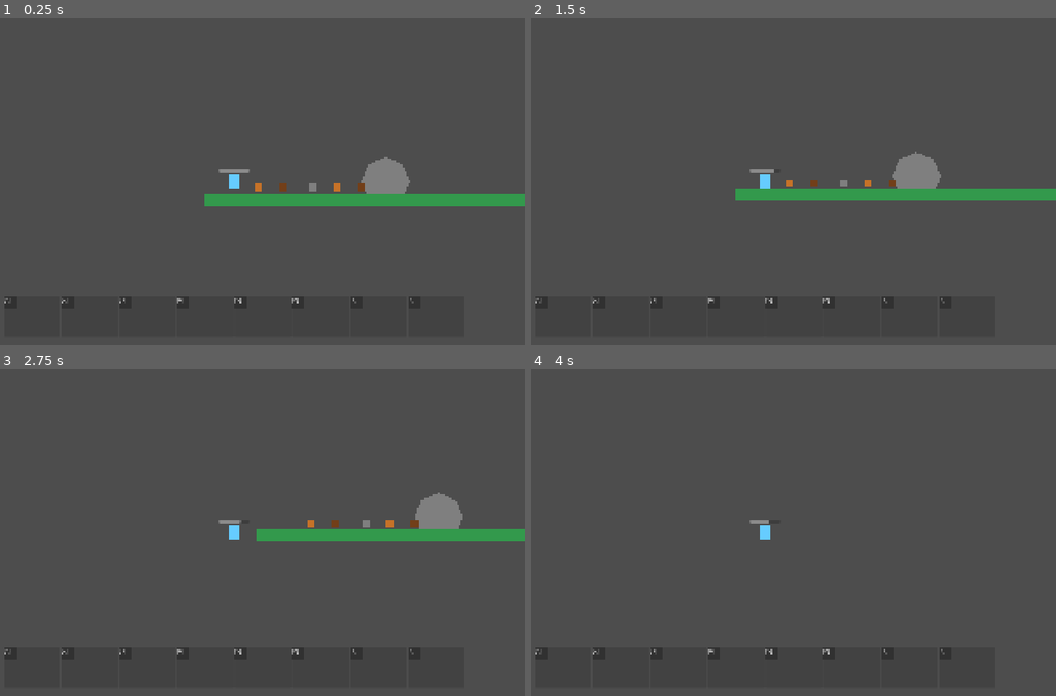
Above: before the commit, frames 1-4 (two rows, left to right).
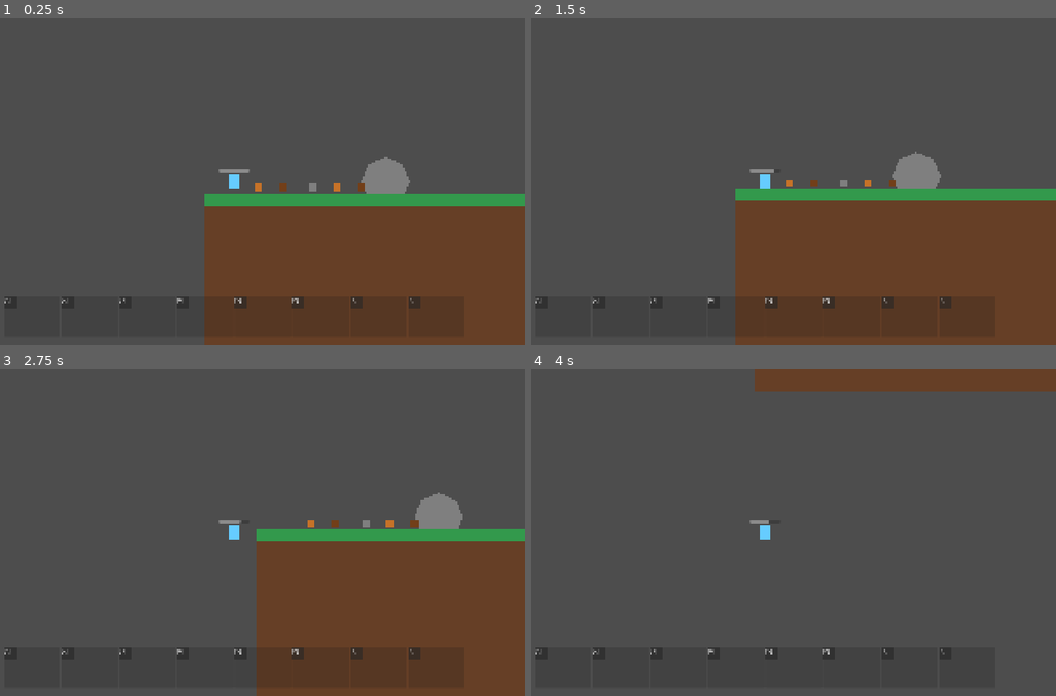
Above: after the commit, the same moments.

Repository: Travis-Code/SurvivalGame
Game: Godot game, scene res://scenes/Main.tscn
The game is run twice, just before and just after one commit, with the same random seed, the same clock (stepped at 60 frames per second) and the same inputs.
Inputs (mouse positions are in pixels of both pictures, inside the frame that each line leads up to):
- Up to frame 1 (0.25 s): no input
- Up to frame 2 (1.5 s): tap Enter (ui_accept) at 0.5, 1.25 s; drag from (914, 178) to (825, 109) at 0.52 s; drag from (646, 197) to (914, 178) at 1.27 s
- Up to frame 3 (2.75 s): tap Enter (ui_accept) at 2 s; move the mouse to (294, 460) at 2.02 s; hold A (move_left) from 2.03 s (still down)
- Up to frame 4 (4 s): release A (move_left) at 2.75 s; drag from (735, 597) to (867, 522) at 2.77 s; move the mouse to (940, 581) at 3.52 s; hold D (move_right) from 3.53 s (still down); tap Space (jump) at 3.77 s

The runs differ from the first frame. In frame 1, 26% of the frame differs, in the area x 38-100%, y 57-100%; in frame 2, 27%, in the area x 38-100%, y 55-100%; in frame 3, 24%; in frame 4, 4.0%.

Commit message:
Lower platform and add brown dirt layer extending to bottom of screen

Diff:
--- a/scenes/Main.tscn
+++ b/scenes/Main.tscn
@@ -15,7 +15,7 @@
 [node name="Main" type="Node2D"]
 
 [node name="Boulder" type="Area2D" parent="."]
-position = Vector2(600, 140)
+position = Vector2(600, 340)
 script = ExtResource("5")
 
 [node name="CollisionShape2D" type="CollisionShape2D" parent="Boulder"]
@@ -26,28 +26,28 @@
 color = Color(0.5, 0.5, 0.5, 1)
 
 [node name="LogPickup" parent="." instance=ExtResource("2")]
-position = Vector2(260, 160)
+position = Vector2(260, 360)
 
 [node name="LogPickup2" parent="." instance=ExtResource("2")]
-position = Vector2(520, 160)
+position = Vector2(520, 360)
 
 [node name="StonePickup" parent="." instance=ExtResource("3")]
-position = Vector2(360, 160)
+position = Vector2(360, 360)
 
 [node name="StonePickup2" parent="." instance=ExtResource("3")]
-position = Vector2(620, 160)
+position = Vector2(620, 360)
 
 [node name="CopperPickup" parent="." instance=ExtResource("4")]
-position = Vector2(180, 160)
+position = Vector2(180, 360)
 
 [node name="CopperPickup2" parent="." instance=ExtResource("4")]
-position = Vector2(440, 160)
+position = Vector2(440, 360)
 
 [node name="Player" parent="." instance=ExtResource("1")]
-position = Vector2(100, 100)
+position = Vector2(100, 300)
 
 [node name="Ground" type="StaticBody2D" parent="."]
-position = Vector2(0, 200)
+position = Vector2(0, 400)
 
 [node name="CollisionShape2D" type="CollisionShape2D" parent="Ground"]
 position = Vector2(600, 0)
@@ -56,3 +56,7 @@
 [node name="GroundVisual" type="Polygon2D" parent="Ground"]
 polygon = PackedVector2Array(0, -20, 1200, -20, 1200, 20, 0, 20)
 color = Color(0.2, 0.6, 0.3, 1)
+
+[node name="DirtLayer" type="Polygon2D" parent="Ground"]
+polygon = PackedVector2Array(0, 20, 1200, 20, 1200, 680, 0, 680)
+color = Color(0.4, 0.25, 0.15, 1)
